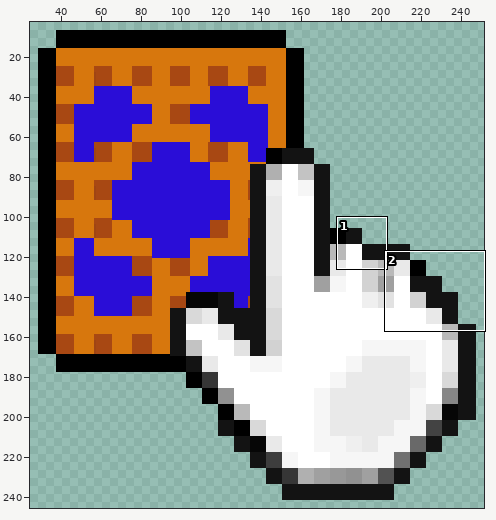
Sprite sheet, stored at img/icon-unflip.png. Above: a wide view before the commit, with the close-up outlined.
Close-up. The starting point:
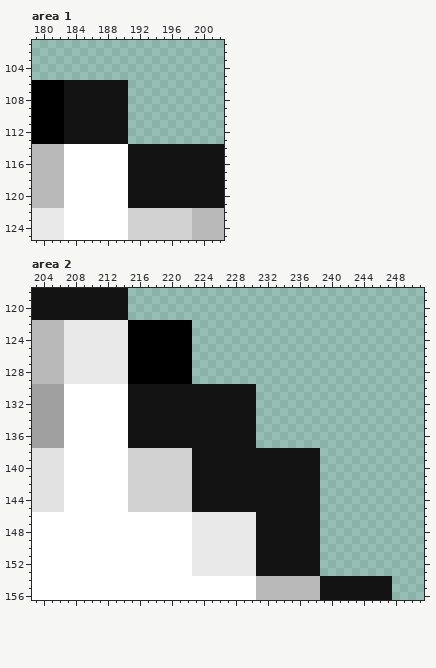
The file is 278x258 pixels. Colours within 5 levels of each other are drawn and written as one. Shown: area 1: x 179..202, y 101..125; area 2: x 203..251, y 118..156. The old version is drawn lined up with the new one. The wide view leaves out empty margins. The commit also changed other parts of the picture, which this record leaves out.
Once edited:
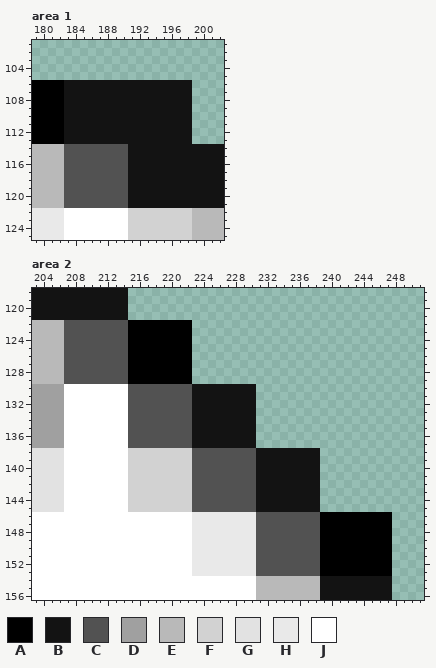
Palette (. is transparent): A #000000  B #131313  C #525252  D #a0a0a0  E #b9b9b9  F #d2d2d2  G #e2e2e2  H #e9e9e9  J #ffffff
Edits made:
whole drawing moved by -17,-16 (the old picture is shown already moved)
--- area 1
@@ x 179..202 @@
 105 ........................
-106 AAAABBBBBBBB............
-107 AAAABBBBBBBB............
-108 AAAABBBBBBBB............
-109 AAAABBBBBBBB............
-110 AAAABBBBBBBB............
-111 AAAABBBBBBBB............
-112 AAAABBBBBBBB............
-113 AAAABBBBBBBB............
-114 EEEEJJJJJJJJBBBBBBBBBBBB
-115 EEEEJJJJJJJJBBBBBBBBBBBB
-116 EEEEJJJJJJJJBBBBBBBBBBBB
-117 EEEEJJJJJJJJBBBBBBBBBBBB
-118 EEEEJJJJJJJJBBBBBBBBBBBB
-119 EEEEJJJJJJJJBBBBBBBBBBBB
-120 EEEEJJJJJJJJBBBBBBBBBBBB
-121 EEEEJJJJJJJJBBBBBBBBBBBB
+106 AAAABBBBBBBBBBBBBBBB....
+107 AAAABBBBBBBBBBBBBBBB....
+108 AAAABBBBBBBBBBBBBBBB....
+109 AAAABBBBBBBBBBBBBBBB....
+110 AAAABBBBBBBBBBBBBBBB....
+111 AAAABBBBBBBBBBBBBBBB....
+112 AAAABBBBBBBBBBBBBBBB....
+113 AAAABBBBBBBBBBBBBBBB....
+114 EEEECCCCCCCCBBBBBBBBBBBB
+115 EEEECCCCCCCCBBBBBBBBBBBB
+116 EEEECCCCCCCCBBBBBBBBBBBB
+117 EEEECCCCCCCCBBBBBBBBBBBB
+118 EEEECCCCCCCCBBBBBBBBBBBB
+119 EEEECCCCCCCCBBBBBBBBBBBB
+120 EEEECCCCCCCCBBBBBBBBBBBB
+121 EEEECCCCCCCCBBBBBBBBBBBB
 122 HHHHJJJJJJJJFFFFFFFFEEEE
--- area 2
@@ x 203..251 @@
 121 BBBBBBBBBBBB.....................................
-122 EEEEHHHHHHHHAAAAAAAA.............................
-123 EEEEHHHHHHHHAAAAAAAA.............................
-124 EEEEHHHHHHHHAAAAAAAA.............................
-125 EEEEHHHHHHHHAAAAAAAA.............................
-126 EEEEHHHHHHHHAAAAAAAA.............................
-127 EEEEHHHHHHHHAAAAAAAA.............................
-128 EEEEHHHHHHHHAAAAAAAA.............................
-129 EEEEHHHHHHHHAAAAAAAA.............................
-130 DDDDJJJJJJJJBBBBBBBBBBBBBBBB.....................
-131 DDDDJJJJJJJJBBBBBBBBBBBBBBBB.....................
-132 DDDDJJJJJJJJBBBBBBBBBBBBBBBB.....................
-133 DDDDJJJJJJJJBBBBBBBBBBBBBBBB.....................
-134 DDDDJJJJJJJJBBBBBBBBBBBBBBBB.....................
-135 DDDDJJJJJJJJBBBBBBBBBBBBBBBB.....................
-136 DDDDJJJJJJJJBBBBBBBBBBBBBBBB.....................
-137 DDDDJJJJJJJJBBBBBBBBBBBBBBBB.....................
-138 GGGGJJJJJJJJFFFFFFFFBBBBBBBBBBBBBBBB.............
-139 GGGGJJJJJJJJFFFFFFFFBBBBBBBBBBBBBBBB.............
-140 GGGGJJJJJJJJFFFFFFFFBBBBBBBBBBBBBBBB.............
-141 GGGGJJJJJJJJFFFFFFFFBBBBBBBBBBBBBBBB.............
-142 GGGGJJJJJJJJFFFFFFFFBBBBBBBBBBBBBBBB.............
-143 GGGGJJJJJJJJFFFFFFFFBBBBBBBBBBBBBBBB.............
-144 GGGGJJJJJJJJFFFFFFFFBBBBBBBBBBBBBBBB.............
-145 GGGGJJJJJJJJFFFFFFFFBBBBBBBBBBBBBBBB.............
-146 JJJJJJJJJJJJJJJJJJJJHHHHHHHHBBBBBBBB.............
-147 JJJJJJJJJJJJJJJJJJJJHHHHHHHHBBBBBBBB.............
-148 JJJJJJJJJJJJJJJJJJJJHHHHHHHHBBBBBBBB.............
-149 JJJJJJJJJJJJJJJJJJJJHHHHHHHHBBBBBBBB.............
-150 JJJJJJJJJJJJJJJJJJJJHHHHHHHHBBBBBBBB.............
-151 JJJJJJJJJJJJJJJJJJJJHHHHHHHHBBBBBBBB.............
-152 JJJJJJJJJJJJJJJJJJJJHHHHHHHHBBBBBBBB.............
-153 JJJJJJJJJJJJJJJJJJJJHHHHHHHHBBBBBBBB.............
+122 EEEECCCCCCCCAAAAAAAA.............................
+123 EEEECCCCCCCCAAAAAAAA.............................
+124 EEEECCCCCCCCAAAAAAAA.............................
+125 EEEECCCCCCCCAAAAAAAA.............................
+126 EEEECCCCCCCCAAAAAAAA.............................
+127 EEEECCCCCCCCAAAAAAAA.............................
+128 EEEECCCCCCCCAAAAAAAA.............................
+129 EEEECCCCCCCCAAAAAAAA.............................
+130 DDDDJJJJJJJJCCCCCCCCBBBBBBBB.....................
+131 DDDDJJJJJJJJCCCCCCCCBBBBBBBB.....................
+132 DDDDJJJJJJJJCCCCCCCCBBBBBBBB.....................
+133 DDDDJJJJJJJJCCCCCCCCBBBBBBBB.....................
+134 DDDDJJJJJJJJCCCCCCCCBBBBBBBB.....................
+135 DDDDJJJJJJJJCCCCCCCCBBBBBBBB.....................
+136 DDDDJJJJJJJJCCCCCCCCBBBBBBBB.....................
+137 DDDDJJJJJJJJCCCCCCCCBBBBBBBB.....................
+138 GGGGJJJJJJJJFFFFFFFFCCCCCCCCBBBBBBBB.............
+139 GGGGJJJJJJJJFFFFFFFFCCCCCCCCBBBBBBBB.............
+140 GGGGJJJJJJJJFFFFFFFFCCCCCCCCBBBBBBBB.............
+141 GGGGJJJJJJJJFFFFFFFFCCCCCCCCBBBBBBBB.............
+142 GGGGJJJJJJJJFFFFFFFFCCCCCCCCBBBBBBBB.............
+143 GGGGJJJJJJJJFFFFFFFFCCCCCCCCBBBBBBBB.............
+144 GGGGJJJJJJJJFFFFFFFFCCCCCCCCBBBBBBBB.............
+145 GGGGJJJJJJJJFFFFFFFFCCCCCCCCBBBBBBBB.............
+146 JJJJJJJJJJJJJJJJJJJJHHHHHHHHCCCCCCCCAAAAAAAAA....
+147 JJJJJJJJJJJJJJJJJJJJHHHHHHHHCCCCCCCCAAAAAAAAA....
+148 JJJJJJJJJJJJJJJJJJJJHHHHHHHHCCCCCCCCAAAAAAAAA....
+149 JJJJJJJJJJJJJJJJJJJJHHHHHHHHCCCCCCCCAAAAAAAAA....
+150 JJJJJJJJJJJJJJJJJJJJHHHHHHHHCCCCCCCCAAAAAAAAA....
+151 JJJJJJJJJJJJJJJJJJJJHHHHHHHHCCCCCCCCAAAAAAAAA....
+152 JJJJJJJJJJJJJJJJJJJJHHHHHHHHCCCCCCCCAAAAAAAAA....
+153 JJJJJJJJJJJJJJJJJJJJHHHHHHHHCCCCCCCCAAAAAAAAA....
 154 JJJJJJJJJJJJJJJJJJJJJJJJJJJJEEEEEEEEBBBBBBBBB....
Where, in picture pixels (left, top, right, bottom), the same in both close-ups:
changed: (64, 80, 192, 208)
changed: (64, 320, 392, 576)
